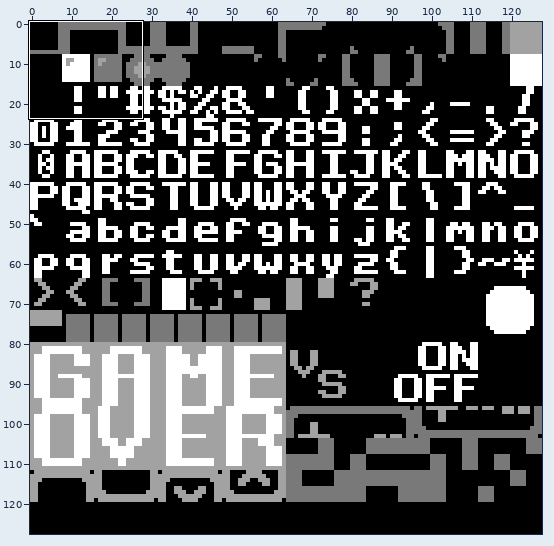
One commit to this pixel-art file: images/tiles.aseprite. The first picture is a wide view before the edit; the outline marks the close-up.
Close-up. Earlier state:
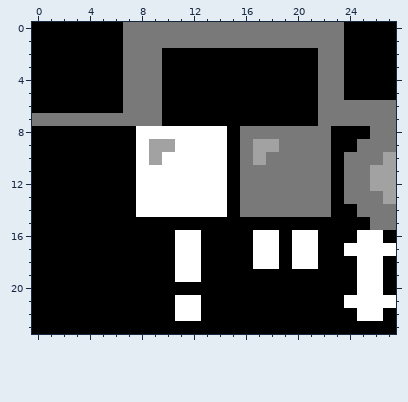
128x128 pixels, 1 frame. Shown: x 0..27, y 0..23.
Now the later version:
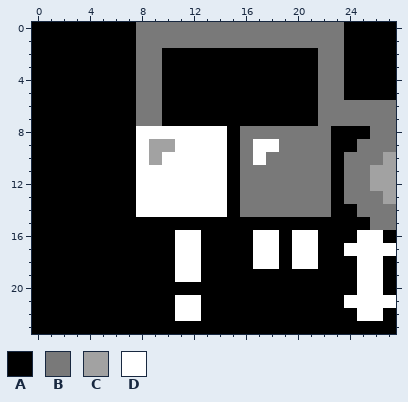
Palette (. is transparent): A #000000  B #797979  C #a2a2a2  D #ffffff
Change:
layer "Layer 1" now hidden
@@ x 0..27 @@
- 0 AAAAAAABBBBBBBBBBBBBBBBBAAAA
- 1 AAAAAAABBBBBBBBBBBBBBBBBAAAA
- 2 AAAAAAABBBAAAAAAAAAAAABBAAAA
- 3 AAAAAAABBBAAAAAAAAAAAABBAAAA
- 4 AAAAAAABBBAAAAAAAAAAAABBAAAA
- 5 AAAAAAABBBAAAAAAAAAAAABBAAAA
- 6 AAAAAAABBBAAAAAAAAAAAABBBBBB
- 7 BBBBBBBBBBAAAAAAAAAAAABBBBBB
+ 0 AAAAAAAABBBBBBBBBBBBBBBBAAAA
+ 1 AAAAAAAABBBBBBBBBBBBBBBBAAAA
+ 2 AAAAAAAABBAAAAAAAAAAAABBAAAA
+ 3 AAAAAAAABBAAAAAAAAAAAABBAAAA
+ 4 AAAAAAAABBAAAAAAAAAAAABBAAAA
+ 5 AAAAAAAABBAAAAAAAAAAAABBAAAA
+ 6 AAAAAAAABBAAAAAAAAAAAABBBBBB
+ 7 AAAAAAAABBAAAAAAAAAAAABBBBBB
  8 AAAAAAAADDDDDDDABBBBBBBAAABB
- 9 AAAAAAAADCCDDDDABCCBBBBAABBB
-10 AAAAAAAADCDDDDDABCBBBBBABBBC
+ 9 AAAAAAAADCCDDDDABDDBBBBAABBB
+10 AAAAAAAADCDDDDDABDBBBBBABBBC
 11 AAAAAAAADDDDDDDABBBBBBBABBCC
